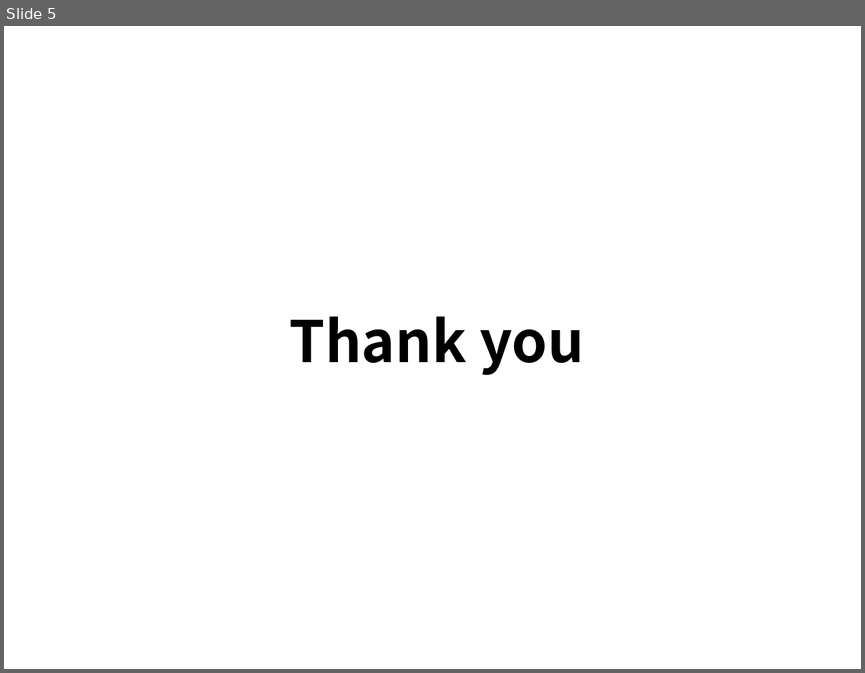
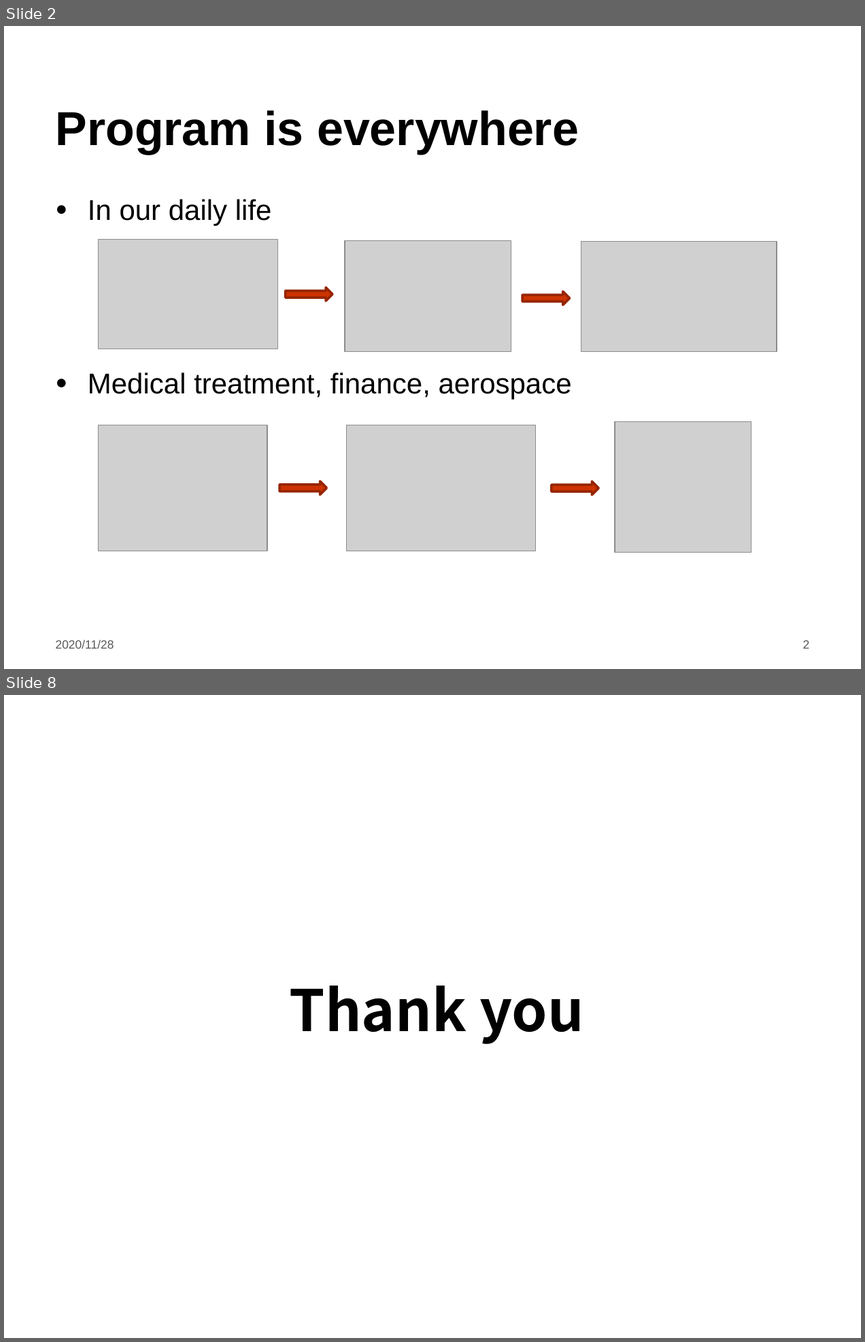
Before and after one commit to LintianShi/Research-Proposal, a slide deck: Symbolic_execution.pptx. Shown one above the other, each under a label of ours: slide 5 before the commit, slides 2 and 8 after it; the slides between them are not shown. The pictures are 865x673 and 865x1342 pixels, drawn with LibreOffice and Linux fonts; fonts in the diff are those of the drawing; grey boxes stand for pictures; background and template pictures are left out. Boxes give left, top, right and bottom in pixels: in the first picture for what was removed or moved away, otherwise in the second. Text is boxed around its words. In the diff, an @@ line names an element or a change of style, - is before the commit and + after.

```diff
--- a/Symbolic_execution.pptx
+++ b/Symbolic_execution.pptx
@@ slide 2 added at (x1=4, y1=26, x2=861, y2=669), background #FFFFFF @@
@@ title added at (x1=56, y1=110, x2=579, y2=154), 40 pt, text #000000, bold @@
+Program is everywhere
@@ text added at (x1=88, y1=199, x2=572, y2=399), 24 pt, text #000000 @@
+● In our daily life
+● Medical treatment, finance, aerospace
@@ picture added at (x1=99, y1=240, x2=278, y2=349) @@
@@ picture added at (x1=345, y1=240, x2=511, y2=351) @@
@@ picture added at (x1=581, y1=241, x2=776, y2=352) @@
@@ right arrow added at (x1=285, y1=287, x2=332, y2=301), fill #CC3300, outline #972600 2 pt @@
@@ right arrow added at (x1=522, y1=292, x2=570, y2=305), fill #CC3300, outline #972600 2 pt @@
@@ picture added at (x1=99, y1=424, x2=267, y2=550) @@
@@ picture added at (x1=347, y1=424, x2=535, y2=550) @@
@@ picture added at (x1=615, y1=422, x2=751, y2=553) @@
@@ right arrow added at (x1=279, y1=481, x2=326, y2=495), fill #CC3300, outline #972600 2 pt @@
@@ right arrow added at (x1=551, y1=481, x2=598, y2=495), fill #CC3300, outline #972600 2 pt @@
@@ text added at (x1=56, y1=639, x2=114, y2=648), 10 pt, text #595959 @@
+2020/11/28
@@ page number added at (x1=803, y1=640, x2=810, y2=648), 10 pt, text #595959 @@
+2
@@ what was slide 5 is now slide 8 @@
```
Also in this commit, not shown: 4 slides changed, 2 other slides added, 1 other file.
